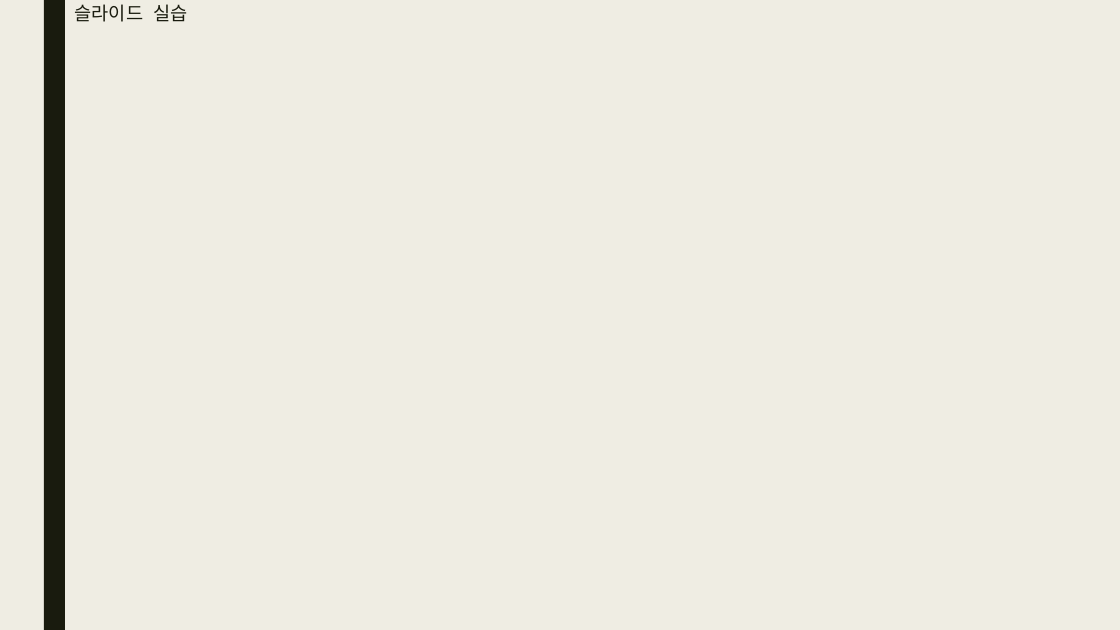
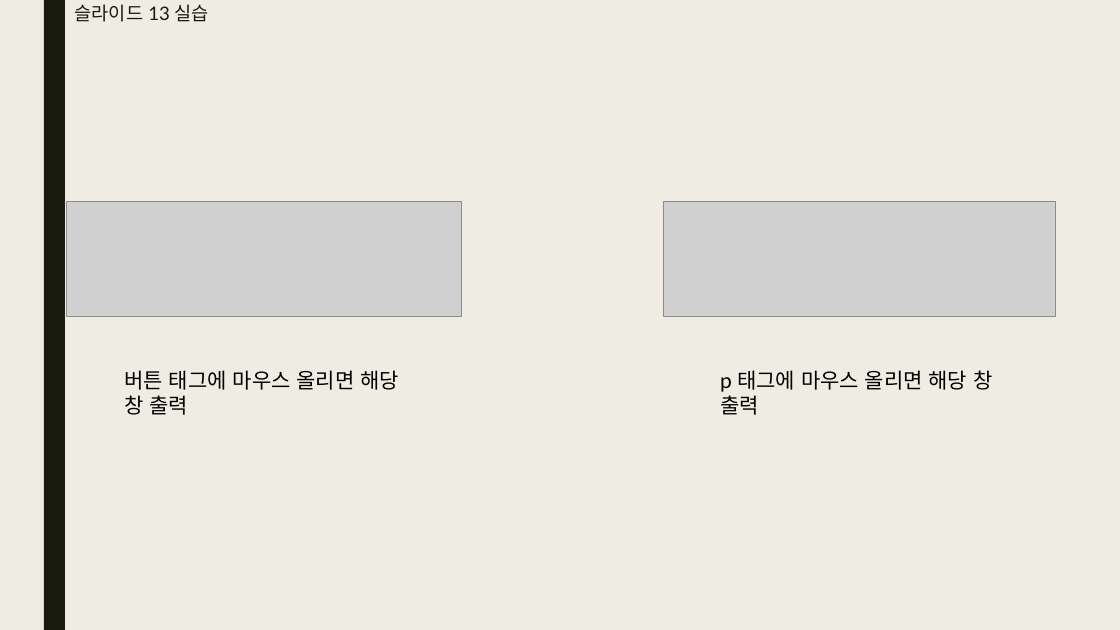
Before and after one commit to bino0130/politec-frontend, a slide deck: slide 7 of 기업업무 과제/기업업무 2강 과제(JavaScript 2) 남정현.pptx (slide 13 before the commit). Drawn at 1120x630 pixels with LibreOffice and Linux fonts; fonts in the diff are those of the drawing; grey boxes stand for pictures. Boxes give left, top, right and bottom in pixels: in the first picture for what was removed or moved away, otherwise in the second. Text is boxed around its words. In the diff, an @@ line names an element or a change of style, - is before the commit and + after.

```diff
--- a/기업업무 과제/기업업무 2강 과제(JavaScript 2) 남정현.pptx
+++ b/기업업무 과제/기업업무 2강 과제(JavaScript 2) 남정현.pptx
@@ title at box(75, 4, 209, 22): text changed @@
-슬라이드 실습
+슬라이드 13 실습
@@ picture added at box(66, 202, 461, 316) @@
@@ picture added at box(664, 202, 1056, 316) @@
@@ text added at box(124, 370, 399, 415), 18 pt, text #000000 @@
+버튼 태그에 마우스 올리면 해당 창 출력
@@ text added at box(720, 370, 992, 415), 18 pt, text #000000 @@
+p 태그에 마우스 올리면 해당 창 출력
```
Also in this commit, not shown: 12 other slides changed, 9 slides removed.
